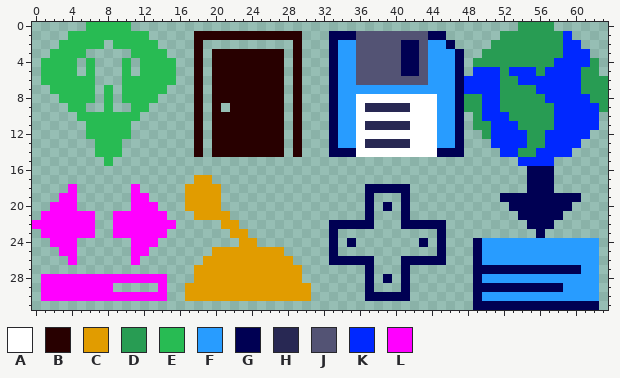
Pixel-art file: interactables/level_design_symbols.aseprite. That is the earlier state.
64x32 pixels, 1 frame.
Visible layers, top first: "LevelPack", "World", "Switch", "Doors", "Scene-transition", "Player spawnpoint".
Palette (. is transparent): A #ffffff  B #280000  C #e19c00  D #289c53  E #28bb53  F #289cff  G #000053  H #282853  J #535374  K #0028ff  L #ff00ff
Pixels before, first column x 0:
 0 ......EEEEE...........................................DDDD......
 1 ....EEEEEEEEE.....BBBBBBBBBBBB...GGGJJJJJJJJGG......DDDDDDDK....
 2 ...EEEEE.EEEEE....B..........B...GFFJJJJJGGJFFG....DDDDDDDDKK...
 3 ..EEEE.....EEEE...B.BBBBBBBB.B...GFFJJJJJGGJFFFG..DDDDDDDDDKKK..
 4 .EEEE.E...E.EEEE..B.BBBBBBBB.B...GFFJJJJJGGJFFFG.DDDDDDDDDKKKKD.
 5 .EEEE.E...E.EEEE..B.BBBBBBBB.B...GFFJJJJJGGJFFFG.KKKDKKKDKKKKDD.
 6 .EEEEEE...EEEEEE..B.BBBBBBBB.B...GFFJJJJJJJJFFFGKKKKDDKKKKKKKDDD
 7 ..EEEEE.E.EEEEE...B.BBBBBBBB.B...GFFFFFFFFFFFFFGKKKKDDDDKKKKKDDD
 8 ...EEEE.E.EEEE....B.BBBBBBBB.B...GFFAAAAAAAAAFFGDDKKDDDDDKKKKKDD
 9 ....EE..E..EE.....B.B.BBBBBB.B...GFFAHHHHHAAAFFGDDKKDDDDDDKKKKKD
10 .....EEEEEEE......B.BBBBBBBB.B...GFFAAAAAAAAAFFG.DKKKDDDDDKKKKK.
11 ......EEEEE.......B.BBBBBBBB.B...GFFAHHHHHAAAFFG.DDKKKDDDDKKKKK.
12 ......EEEEE.......B.BBBBBBBB.B...GFFAAAAAAAAAFFG..DKKKKDDKKKKK..
13 .......EEE........B.BBBBBBBB.B...GFFAHHHHHAAAFFG...KKKKDDKKKK...
14 .......EEE........B.BBBBBBBB.B...GGGAAAAAAAAAGGG....KKDDKKKK....
15 ........E.............................................KKKK......
16 .......................................................GGG......
17 ..................CC...................................GGG......
18 ....L......L.....CCCC................GGGGG.............GGG......
19 ...LL......LL....CCCC................G...G..........GGGGGGGGG...
20 ..LLL......LLL...CCCC................G.G.G...........GGGGGGG....
21 .LLLLLL..LLLLLL...CCCC...............G...G............GGGGG.....
22 LLLLLLL..LLLLLLL.....CC..........GGGGG...GGGGG.........GGG......
23 .LLLLLL..LLLLLL.......CC.........G...........G..........G.......
24 ..LLL......LLL.........CC........G.G.......G.G...GFFFFFFFFFFFFF.
25 ...LL......LL.......CCCCCCCC.....G...........G...GFFFFFFFFFFFFF.
26 ....L......L.......CCCCCCCCCC....GGGGG...GGGGG...GFFFFFFFFFFFFF.
27 ..................CCCCCCCCCCCC.......G...G.......GGGGGGGGGGGGFF.
28 .LLLLLLLLLLLLLL...CCCCCCCCCCCC.......G.G.G.......GFFFFFFFFFFFFF.
29 .LLLLLLLL.....L..CCCCCCCCCCCCCC......G...G.......GGGGGGGGGGFFFF.
30 .LLLLLLLLLLLLLL..CCCCCCCCCCCCCC......GGGGG.......GFFFFFFFFFFFFF.
31 .................................................GGGGGGGGGGGGGG.
After the commit:
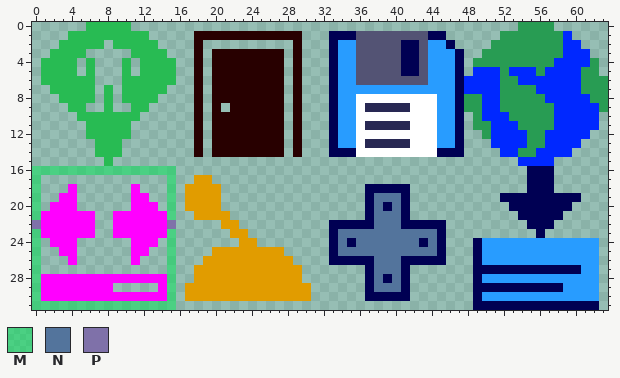
Colours new in this view: M #00e15380  N #53749c  P #7f71a9
Message: GRAPHICS: Made button-prompts. CODE: started changing the InputHints script to show more than one hint.
What changed:
{"change": "layer \"Cross-prompt\" added"}
{"change": "layer \"16x16\" now shown"}
{"where": "layers \"16x16\", \"Cross-prompt\""}
{"y":16,"x":0,"old":"................","new":"MMMMMMMMMMMMMMMM"}
{"y":17,"x":0,"old":".","new":"M"}
{"y":17,"x":15,"old":".","new":"M"}
{"y":18,"x":0,"old":".","new":"M"}
{"y":18,"x":15,"old":".","new":"M"}
{"y":19,"x":0,"old":".","new":"M"}
{"y":19,"x":15,"old":".","new":"M"}
{"y":19,"x":38,"old":"...","new":"NNN"}
{"y":20,"x":0,"old":".","new":"M"}
{"y":20,"x":15,"old":".","new":"M"}
{"y":20,"x":38,"old":".","new":"N"}
{"y":20,"x":40,"old":".","new":"N"}
{"y":21,"x":0,"old":".","new":"M"}
{"y":21,"x":15,"old":".","new":"M"}
{"y":21,"x":38,"old":"...","new":"NNN"}
{"y":22,"x":0,"old":"L","new":"P"}
{"y":22,"x":15,"old":"L","new":"P"}
{"y":22,"x":38,"old":"...","new":"NNN"}
{"y":23,"x":0,"old":".","new":"M"}
{"y":23,"x":15,"old":".","new":"M"}
{"y":23,"x":34,"old":"...........","new":"NNNNNNNNNNN"}
{"y":24,"x":0,"old":".","new":"M"}
{"y":24,"x":15,"old":".","new":"M"}
{"y":24,"x":34,"old":".","new":"N"}
{"y":24,"x":36,"old":".......","new":"NNNNNNN"}
{"y":24,"x":44,"old":".","new":"N"}
{"y":25,"x":0,"old":".","new":"M"}
{"y":25,"x":15,"old":".","new":"M"}
{"y":25,"x":34,"old":"...........","new":"NNNNNNNNNNN"}
{"y":26,"x":0,"old":".","new":"M"}
{"y":26,"x":15,"old":".","new":"M"}
{"y":26,"x":38,"old":"...","new":"NNN"}
{"y":27,"x":0,"old":".","new":"M"}
{"y":27,"x":15,"old":".","new":"M"}
{"y":27,"x":38,"old":"...","new":"NNN"}
{"y":28,"x":0,"old":".","new":"M"}
{"y":28,"x":15,"old":".","new":"M"}
{"y":28,"x":38,"old":".","new":"N"}
{"y":28,"x":40,"old":".","new":"N"}
{"y":29,"x":0,"old":".","new":"M"}
{"y":29,"x":15,"old":".","new":"M"}
{"y":29,"x":38,"old":"...","new":"NNN"}
{"y":30,"x":0,"old":".","new":"M"}
{"y":30,"x":15,"old":".","new":"M"}
{"y":31,"x":0,"old":"................","new":"MMMMMMMMMMMMMMMM"}
